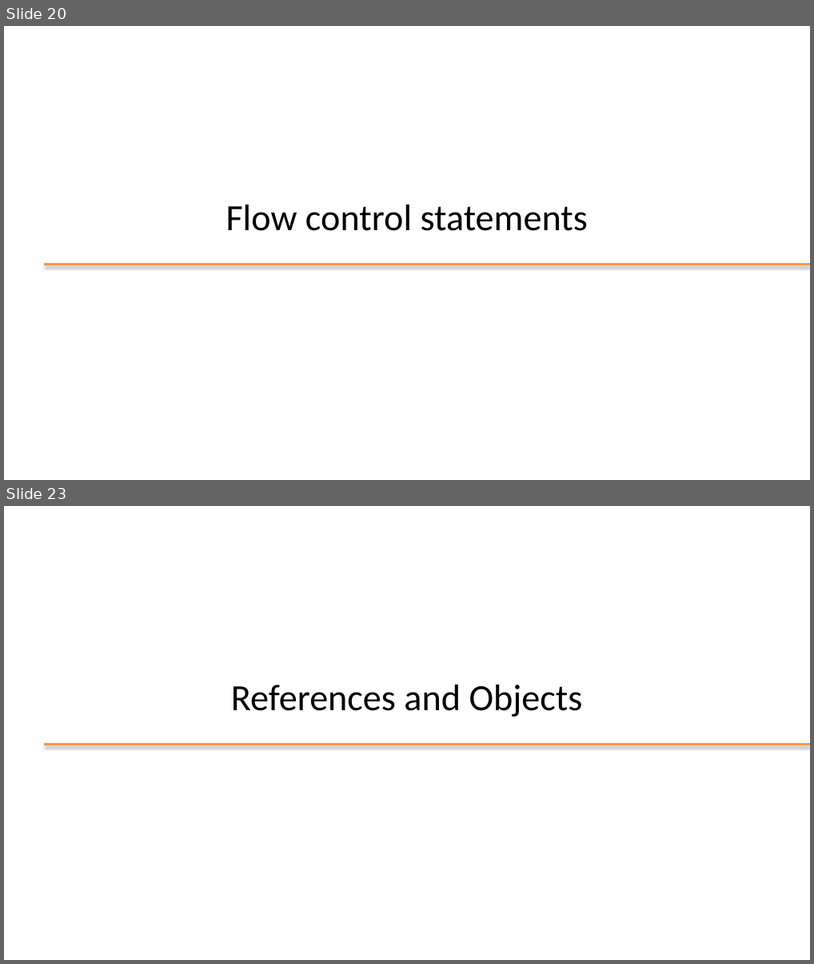
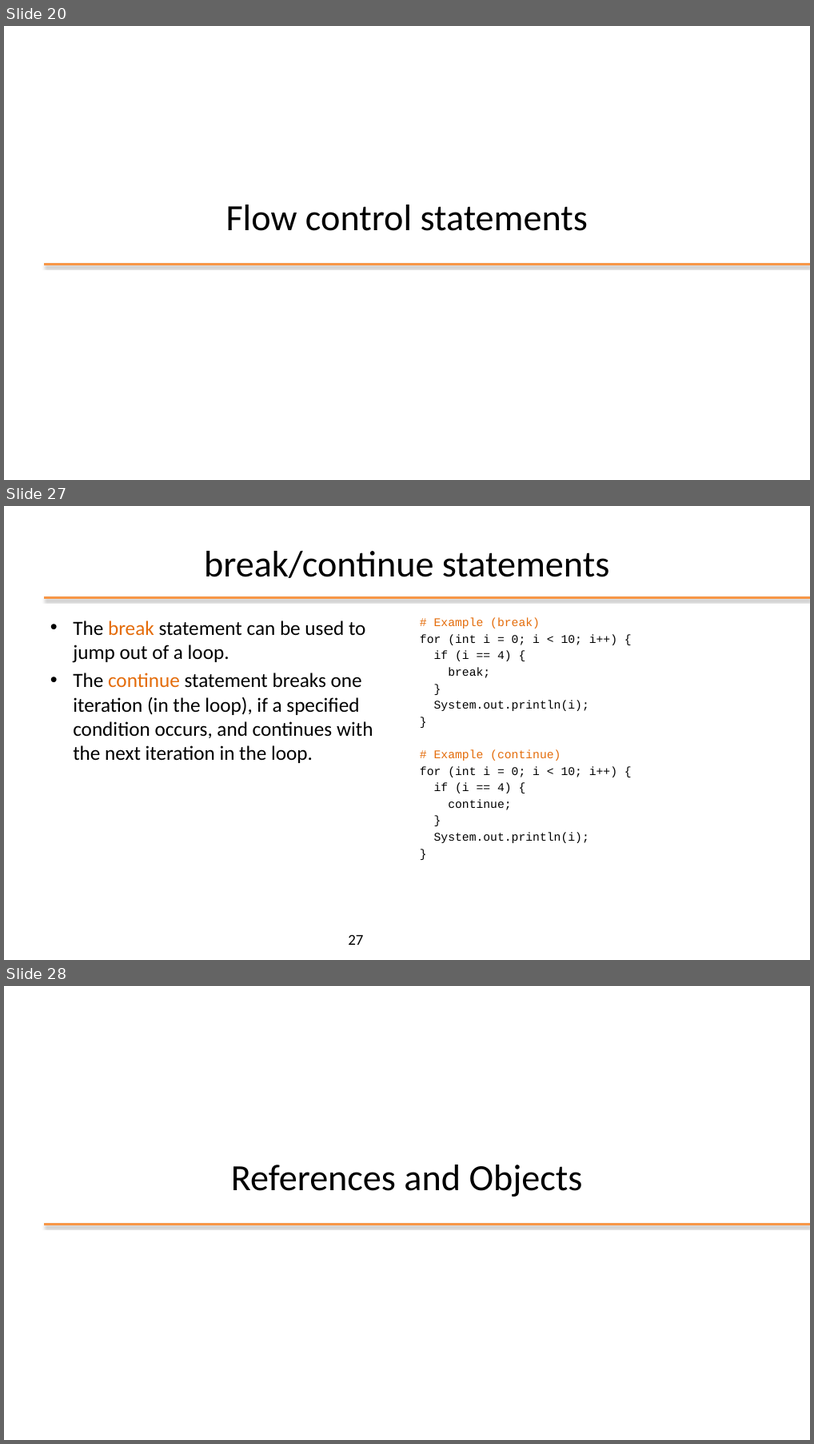
Before and after one commit to plctechnician/ooprogramming, a slide deck: java/slides/ppt/02 - Java Basics.pptx. Shown one above the other, each under a label of ours: slides 20 and 23 before the commit, slides 20, 27 and 28 after it; the slides between them are not shown. The pictures are 814x964 and 814x1444 pixels, drawn with LibreOffice and Linux fonts; fonts in the diff are those of the drawing; background and template pictures are left out. Boxes give left, top, right and bottom in pixels: in the first picture for what was removed or moved away, otherwise in the second. Text is boxed around its words. In the diff, an @@ line names an element or a change of style, - is before the commit and + after.

```diff
--- a/java/slides/ppt/02 - Java Basics.pptx
+++ b/java/slides/ppt/02 - Java Basics.pptx
@@ slide 27 added at [4,506,810,960], background #FFFFFF @@
@@ title added at [204,551,610,578], 44 pt, text #000000 @@
+break/continue statements
@@ line added from (45, 598) to (810, 598), #F79646 3 pt @@
@@ text added at [73,620,373,763], 24 pt, text #000000 @@
+• The break statement can be used to jump out of a loop.
+• The continue statement breaks one iteration (in the loop), if a specified condition occurs, and continues with the next iteration in the loop.
@@ text added at [420,618,618,843], 14 pt, text #000000 @@
+# Example (break)
+for (int i = 0; i < 10; i++) {
+if (i == 4) {
+break;
+}
+System.out.println(i);
+}
+# Example (continue)
+for (int i = 0; i < 10; i++) {
+if (i == 4) {
+continue;
+}
+System.out.println(i);
+}
@@ page number added at [348,934,363,944], 18 pt, text #000000 @@
+27
@@ what was slide 23 is now slide 28 @@
```
Also in this commit, not shown: 7 slides changed, 5 other slides added, 1 slide removed, 1 other file.
